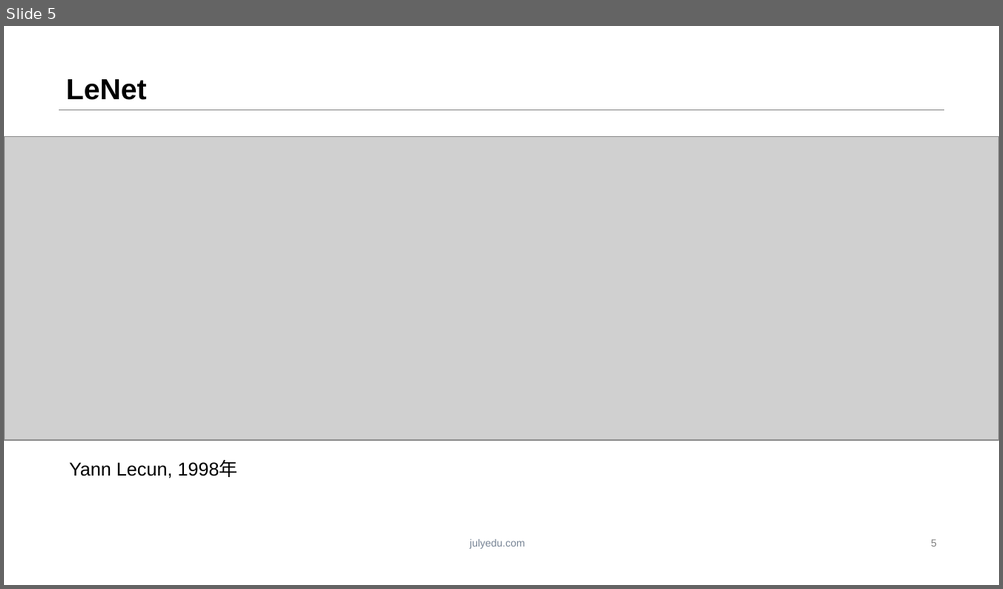
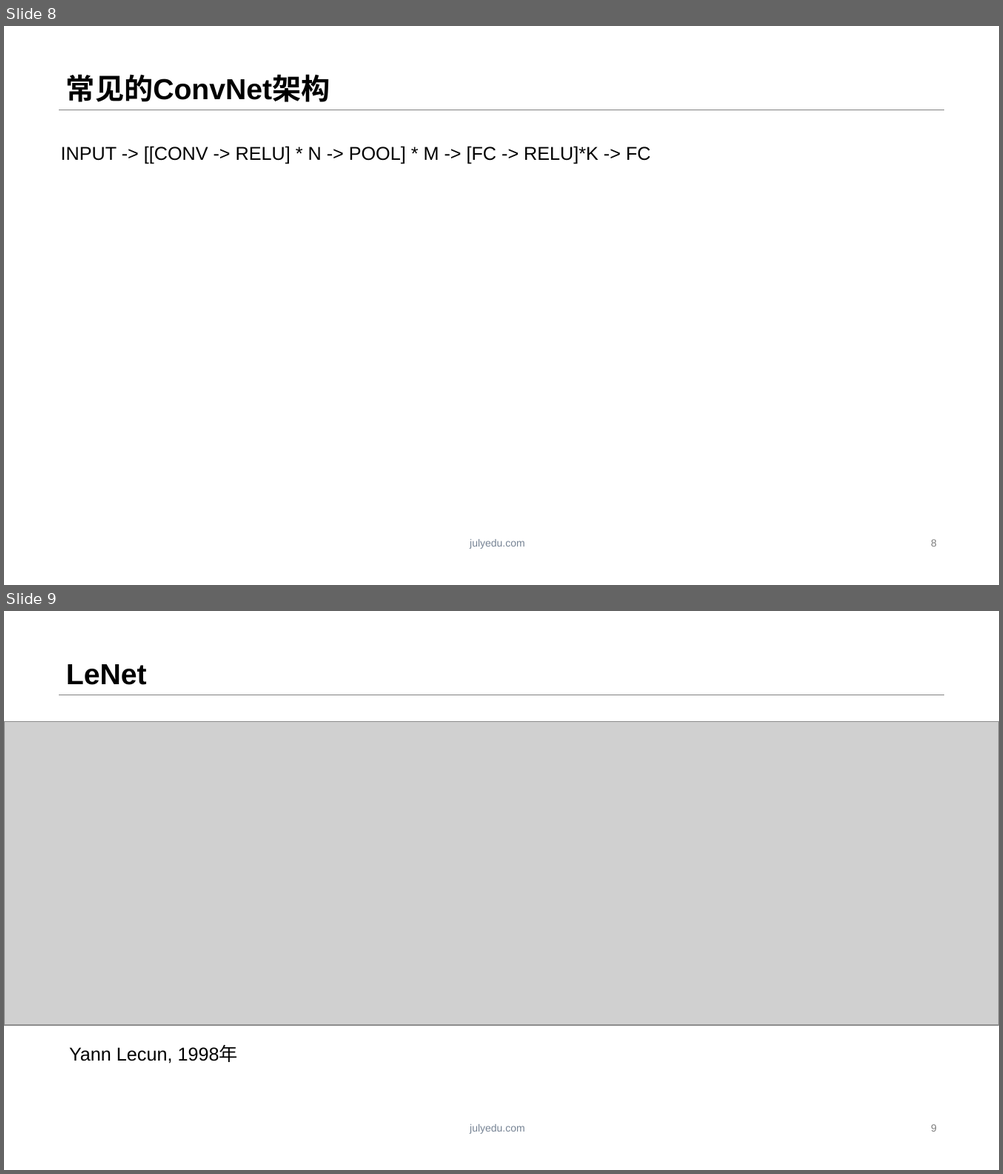
Before and after one commit to ZeweiChu/PyTorch-Course, a slide deck: 第四课.pptx. Shown one above the other, each under a label of ours: slide 5 before the commit, slides 8 and 9 after it. The pictures are 1003x589 and 1003x1174 pixels, drawn with LibreOffice and Linux fonts; fonts in the diff are those of the drawing; grey boxes stand for pictures; background and template pictures are left out. Boxes give left, top, right and bottom in pixels: in the first picture for what was removed or moved away, otherwise in the second. Text is boxed around its words. In the diff, an @@ line names an element or a change of style, - is before the commit and + after.

```diff
--- a/第四课.pptx
+++ b/第四课.pptx
@@ slide 8 added at [4,26,999,585], background #FFFFFF; not listed: 2 template elements that a slide beside it also shows @@
@@ title added at [66,74,330,102], 28 pt, text #000000, bold @@
+常见的ConvNet架构
@@ text added at [61,146,651,164], 18 pt, text #000000 @@
+INPUT -> [[CONV -> RELU] * N -> POOL] * M -> [FC -> RELU]*K -> FC
@@ page number added at [930,540,936,547], 10 pt, text #808080 @@
+8
@@ what was slide 5 is now slide 9 @@
@@ page number at [930,1125,936,1132]: text changed @@
-5
+9
```
Also in this commit, not shown: 4 slides changed, 3 other slides added, 3 slides removed, 4 other files.
